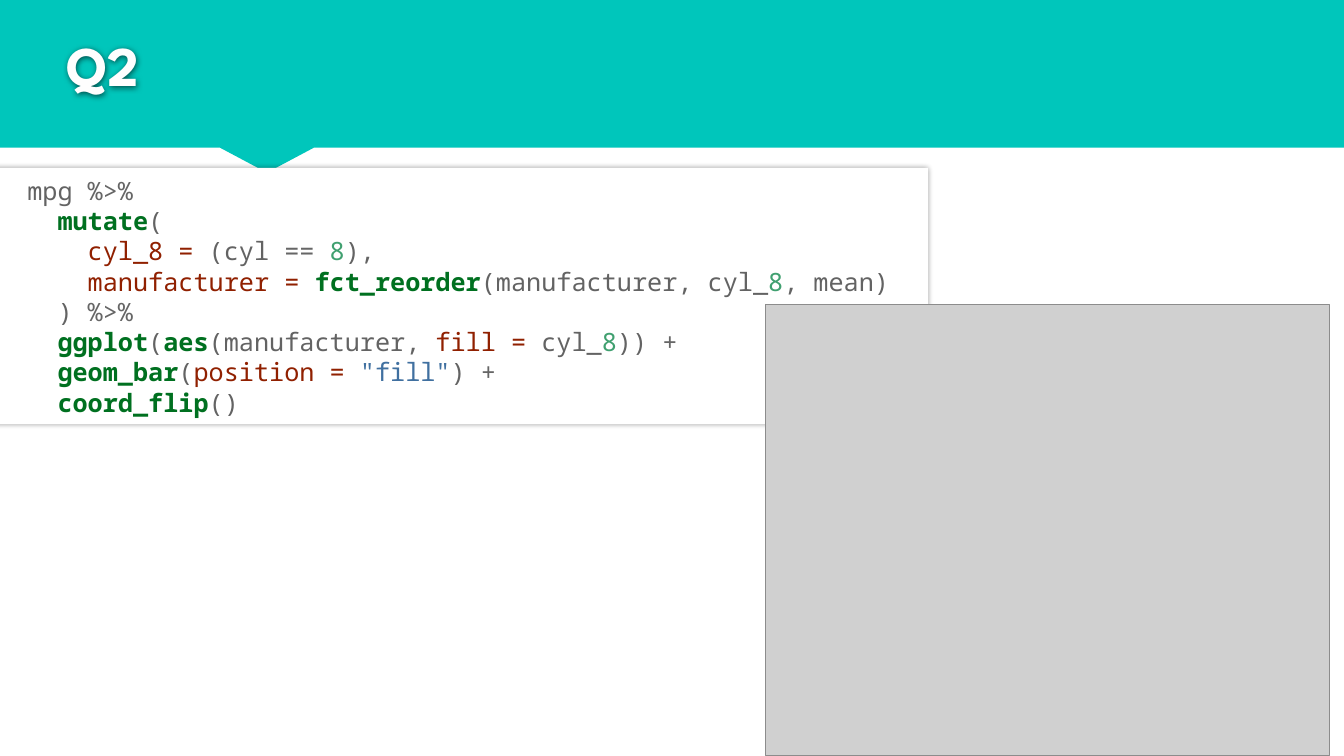
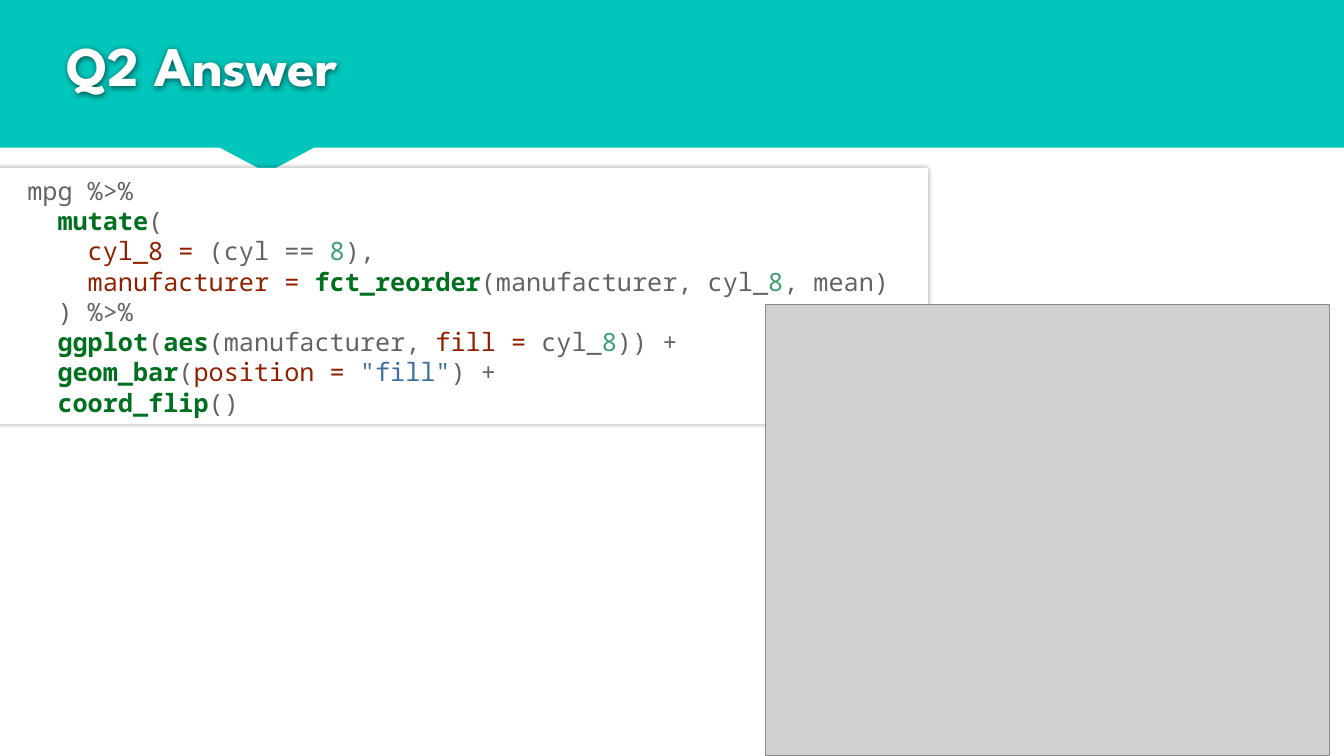
Before and after one commit to rjake/talks-and-presentations, a slide deck: slide 22 of data_viz_2019_06_19.pptx (slide 53 before the commit). Drawn at 1344x756 pixels with LibreOffice and Linux fonts; fonts in the diff are those of the drawing; grey boxes stand for pictures. Boxes give left, top, right and bottom in pixels: in the first picture for what was removed or moved away, otherwise in the second. Text is boxed around its words. In the diff, an @@ line names an element or a change of style, - is before the commit and + after.

```diff
--- a/data_viz_2019_06_19.pptx
+++ b/data_viz_2019_06_19.pptx
@@ title at (67, 48, 337, 97): text changed @@
-Q2
+Q2 Answer
```
Also in this commit, not shown: 2 other slides changed, 1 slide removed, 1 other file.
